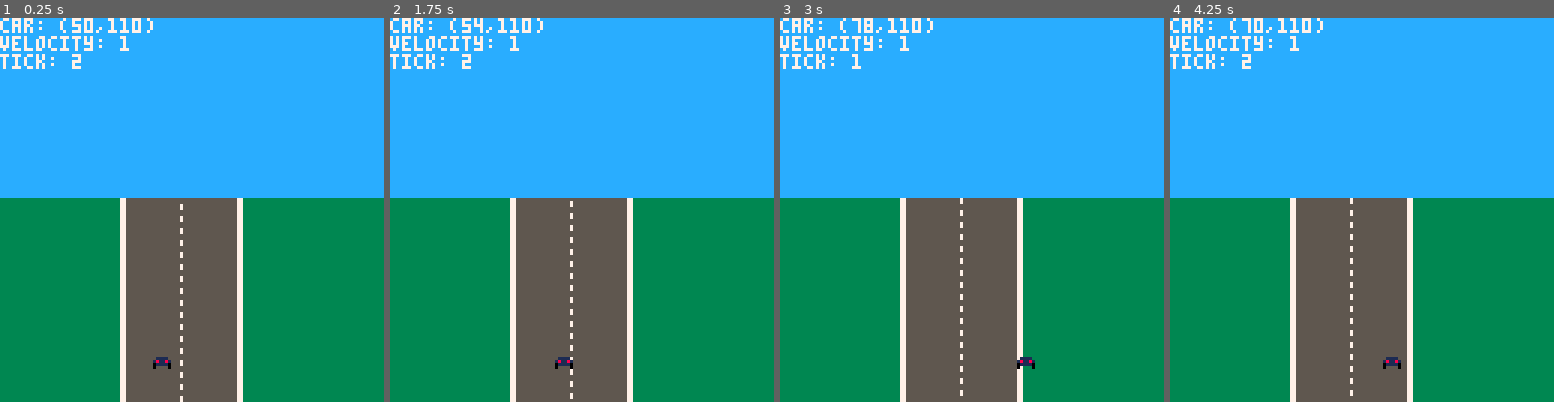
Above: before the commit, frames 1-4 (left to right).
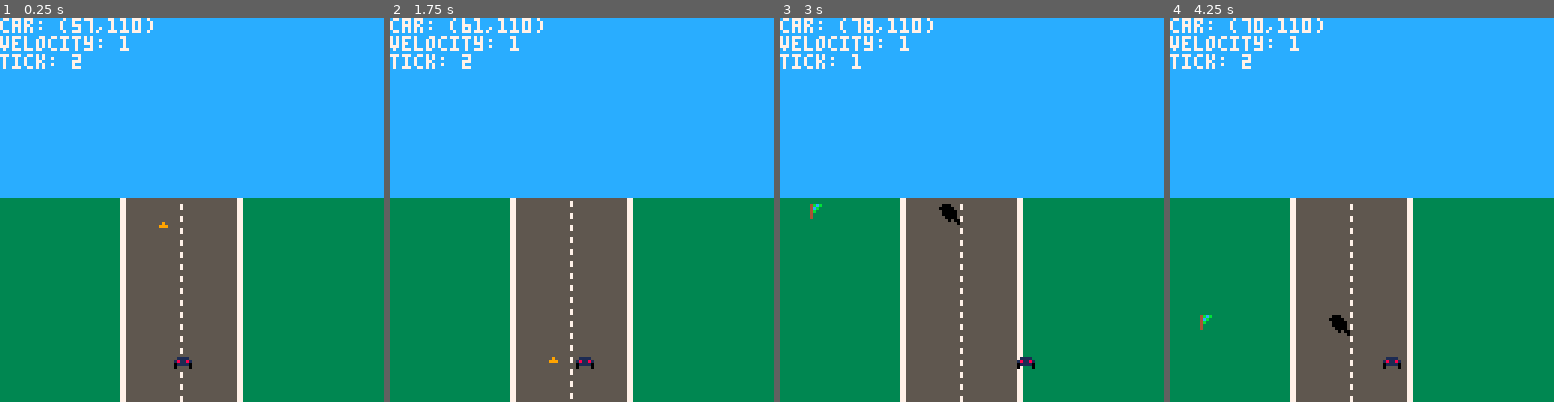
Above: after the commit, the same moments.

Repository: whoisjake/pico-8-carts
Game: PICO-8 cartridge car.p8
Same seed, same stepped clock (60 frames per second), same inputs: the game is played once before the commit and once after it.
Inputs:
- Up to frame 1 (0.25 s): no input
- Up to frame 2 (1.75 s): hold Right from 1.6 s (still down)
- Up to frame 3 (3 s): release Right at 2.1 s; hold Up 2.15-2.42 s; hold Right from 2.47 s (still down)
- Up to frame 4 (4.25 s): release Right at 3.03 s; hold Left 3.08-3.58 s; hold Down 3.63-3.97 s; hold Right from 4.02 s (still down)

The runs differ from the first frame. In frame 1, 0.3% of the frame differs, in the area x 21-50%, y 0-92%; in frame 2, 0.3%; in frame 3, 0.6%, in the area x 7-48%, y 46-100%; in frame 4, 0.6%.

Commit message:
Refactor with some scenery

Diff:
--- a/car.p8
+++ b/car.p8
@@ -2,52 +2,114 @@
 version 7
 __lua__
 // car
-car_x = 50
-car_v = 1
-car_y = 110
+car = {}
+car.x = 57
+car.y = 110
+car.v = 1
+car.s = 1
 
 // lines
-offset = 0
+lines = {}
+lines.offset = 0
+lines.x = 60
+lines.s = 2
 
 // timing
 tick = 0
 
+// baddies
+baddies = {}
+
+// scenery
+scenery = {}
+
 // sprites
-car_s = 1
-line_s = 2
-cone_s = 3
-const_s = 4
-oil_s = 5
 r_turn_s = 6
 l_turn_s = 7
-flag_s = 9
-cactus_s = 10
 
 function _init()
+ for i=0,2 do
+ 	baddie = {}
+ 	baddie.x = flr(rnd(40) + 40)
+ 	baddie.y = 60 - i*100
+ 	baddie.s = random_baddie()
+ 	add(baddies,baddie)
+ end
+
+ for i=0,2 do
+ 	thing = {}
+ 	thing.x = flr(rnd(40))
+ 	thing.y = 60 - i*100
+ 	thing.s = random_thing()
+ 	add(scenery,thing)
+ end
+end
+
+function shift_road()
+ if(car.v == 3) then lines.offset += 1 end
+ if(car.v == 2 and tick < 2) then lines.offset += 1 end
+ if(car.v == 1 and tick == 0) then lines.offset += 1 end
+
+ if(lines.offset > 3) then lines.offset = 0 end
+end
+
+function random_baddie()
+	return flr(rnd(3) + 3)
+end
+
+function shift_baddies()
+	for baddie in all(baddies) do
+		baddie.y += car.v
+		if (baddie.y > 127) then
+			baddie.s = random_baddie()
+			baddie.y = -100
+			baddie.x = flr(rnd(40) + 40)
+		end
+	end
+end
+
+function random_thing()
+	if (rnd(100) > 50) then
+		return 8
+	else
+		return 9
+	end
+end
+
+function shift_scenery()
+	for thing in all(scenery) do
+		thing.y += car.v
+		if (thing.y > 127) then
+			thing.s = random_thing
+			thing.y = -100
+			thing.x = flr(rnd(40))
+		end
+	end
+end
+
+function shift_car()
+	if(btn(0)) then car.x -= 1 end
+ if(btn(1)) then car.x += 1 end
+ if(btnp(2)) then car.v += 1 end
+ if(btnp(3)) then car.v -= 1 end
+
+ if(car.v < 1)  then car.v = 1  end
+ if(car.v > 3)  then car.v = 3  end
+
+ if(car.x > 73) then car.v = 1 end
+ if(car.x < 40) then car.v = 1 end
+ if(car.x > 78) then car.x = 78 end
+ if(car.x < 35) then car.x = 35 end
 end
 
 function _update()
  tick += 1
  if(tick > 2) then tick = 0 end
 
- if(car_v == 3) then offset += 1 end
- if(car_v == 2 and tick < 2) then offset += 1 end
- if(car_v == 1 and tick == 0) then offset += 1 end
-
- if(offset > 3) then offset = 0 end
-
- if(btn(0)) then car_x -= 1 end
- if(btn(1)) then car_x += 1 end
- if(btnp(2)) then car_v += 1 end
- if(btnp(3)) then car_v -= 1 end
-
- if(car_v < 1)  then car_v = 1  end
- if(car_v > 3)  then car_v = 3  end
-
- if(car_x > 73) then car_v = 1 end
- if(car_x < 40) then car_v = 1 end
- if(car_x > 78) then car_x = 78 end
- if(car_x < 35) then car_x = 35 end
+	shift_road()
+	shift_car()
+	shift_scenery()
+	shift_baddies()
 end
 
 function draw_sky()
@@ -64,29 +126,35 @@
  rectfill(79,60,80,127,7)
 
  for i=0,11 do
-  l_x = 60 + (i*8) + offset
-  spr(line_s,60,l_x)
+  line_y = 60 + (i*8) + lines.offset
+  spr(lines.s,lines.x,line_y)
  end
 end
 
 function draw_scenery()
+	for thing in all(scenery) do
+	 if (thing.y >= 60) then spr(thing.s,thing.x,thing.y) end
+	end
 end
 
 function draw_baddies()
+	for baddie in all(baddies) do
+		if (baddie.y >= 60) then spr(baddie.s,baddie.x,baddie.y) end
+	end
 end
 
 function draw_car()
- spr(car_s,car_x,car_y)
-
- print("car: ("..car_x..","..car_y..")")
- print("velocity: "..car_v)
+ spr(car.s,car.x,car.y)
+
+ print("car: ("..car.x..","..car.y..")")
+ print("velocity: "..car.v)
  print("tick: "..tick)
 end
 
 function _draw()
  cls()
- palt(2,true)
- palt(0,false)
+ palt(2,true)  // purple should be transparent
+ palt(0,false) // we like black, draw black
  draw_sky()
  draw_ground()
  draw_scenery()
